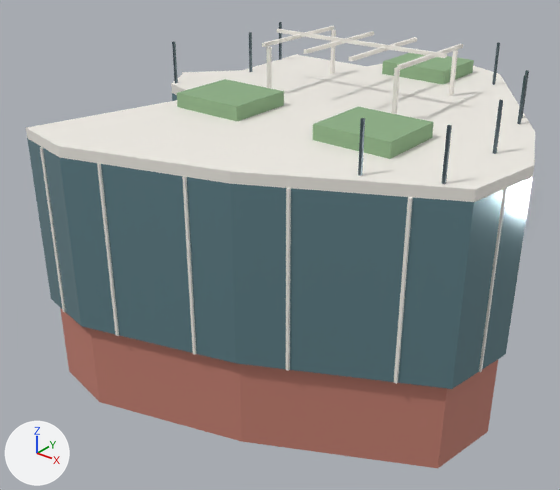
What one commit did to the Blender file assets/models/gsh.blend.
Both versions are drawn from a 50 mm camera at (21.3, -30.5, 23.7) aimed at (-1.5, -2.0, 6.1). Arrows for +X, +Y and +Z are at lower left; the lights stay in place. The older version comes first.
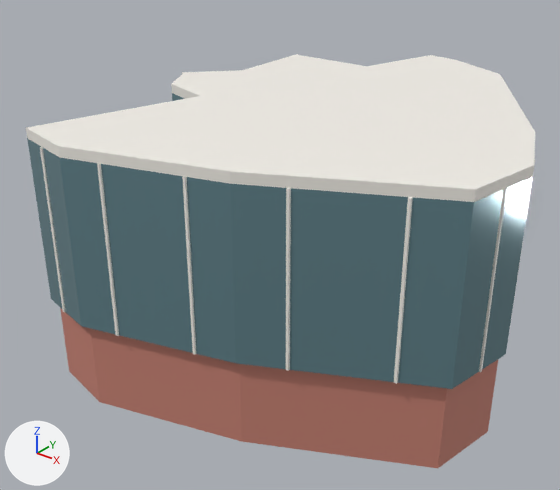
Location of each change, (x1, y1, x2, y2) in pixels of the pictures (560 x 490 px):
'GSH_planter_1', deleted: before (313, 107, 434, 159)
'GSH_planter_0', deleted: before (177, 79, 284, 121)
'GSH_planter_2', deleted: before (382, 53, 474, 84)
'GSH_pergola_top', deleted: before (277, 29, 447, 58)
'GSH_pergola_3', deleted: before (397, 44, 463, 70)
'GSH_pergola_2', deleted: before (348, 37, 417, 62)
'GSH_pergola_1', deleted: before (303, 31, 374, 54)
'GSH_pergola_0', deleted: before (262, 26, 334, 47)
'GSH_rail_1_1', deleted: before (442, 125, 452, 184)
'GSH_rail_1_0', deleted: before (358, 118, 365, 176)
'GSH_pergola_col_1', deleted: before (392, 67, 400, 114)
'GSH_pergola_col_3', deleted: before (449, 50, 458, 96)
'GSH_rail_1_2', deleted: before (493, 99, 503, 154)
'GSH_pergola_col_0', deleted: before (266, 46, 272, 89)
'GSH_rail_1_3', deleted: before (517, 75, 528, 124)
'GSH_rail_-1_2', deleted: before (172, 41, 178, 83)
'GSH_rail_1_5', deleted: before (492, 42, 500, 85)
'GSH_rail_-1_4', deleted: before (279, 22, 282, 60)
'GSH_rail_1_4', deleted: before (522, 70, 529, 118)

The edits, one by one:
Object 'GSH_planter_0' (ob_gsh_planter_0) is deleted.
Object 'GSH_planter_1' (ob_gsh_planter_1) is deleted.
Object 'GSH_planter_2' (ob_gsh_planter_2) is deleted.
Object 'GSH_pergola_0' (ob_gsh_pergola_0) is deleted.
Object 'GSH_pergola_1' (ob_gsh_pergola_1) is deleted.
Object 'GSH_pergola_2' (ob_gsh_pergola_2) is deleted.
Object 'GSH_pergola_3' (ob_gsh_pergola_3) is deleted.
Object 'GSH_pergola_top' (ob_gsh_pergola_top) is deleted.
Object 'GSH_pergola_col_0' (ob_gsh_pergola_col_0) is deleted.
Object 'GSH_pergola_col_1' (ob_gsh_pergola_col_1) is deleted.
Object 'GSH_pergola_col_2' (ob_gsh_pergola_col_2) is deleted.
Object 'GSH_pergola_col_3' (ob_gsh_pergola_col_3) is deleted.
Object 'GSH_rail_-1_2' (ob_gsh_rail__1_2) is deleted.
Object 'GSH_rail_-1_3' (ob_gsh_rail__1_3) is deleted.
Object 'GSH_rail_-1_4' (ob_gsh_rail__1_4) is deleted.
Object 'GSH_rail_1_0' (ob_gsh_rail_1_0) is deleted.
Object 'GSH_rail_1_1' (ob_gsh_rail_1_1) is deleted.
Object 'GSH_rail_1_2' (ob_gsh_rail_1_2) is deleted.
Object 'GSH_rail_1_3' (ob_gsh_rail_1_3) is deleted.
Object 'GSH_rail_1_4' (ob_gsh_rail_1_4) is deleted.
Object 'GSH_rail_1_5' (ob_gsh_rail_1_5) is deleted.
